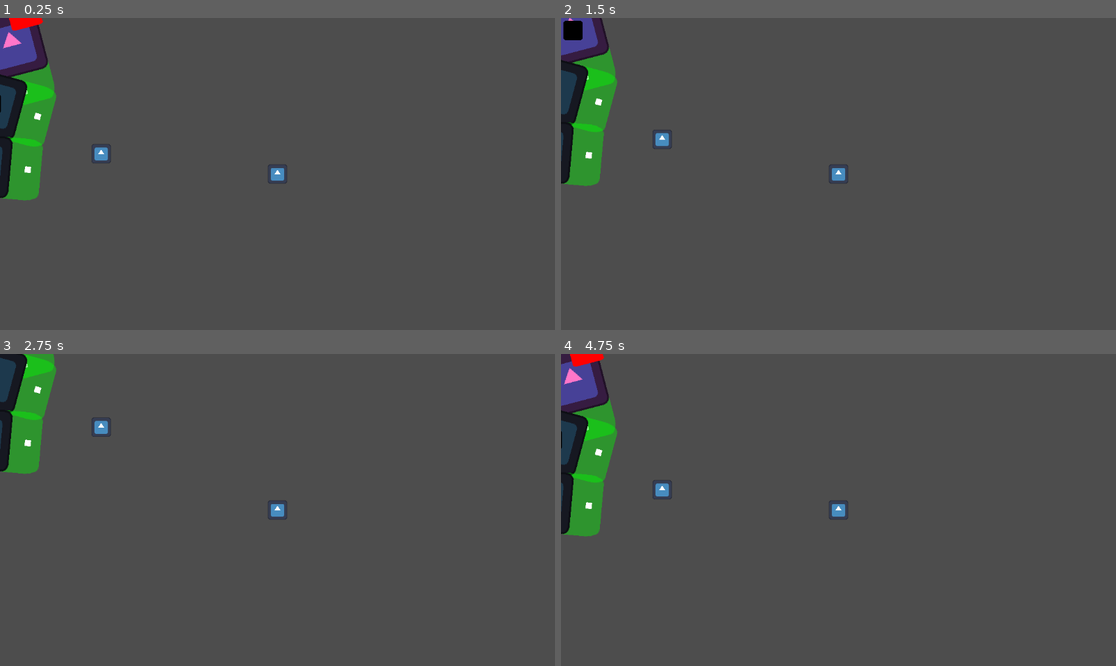
Above: before the commit, frames 1-4 (two rows, left to right).
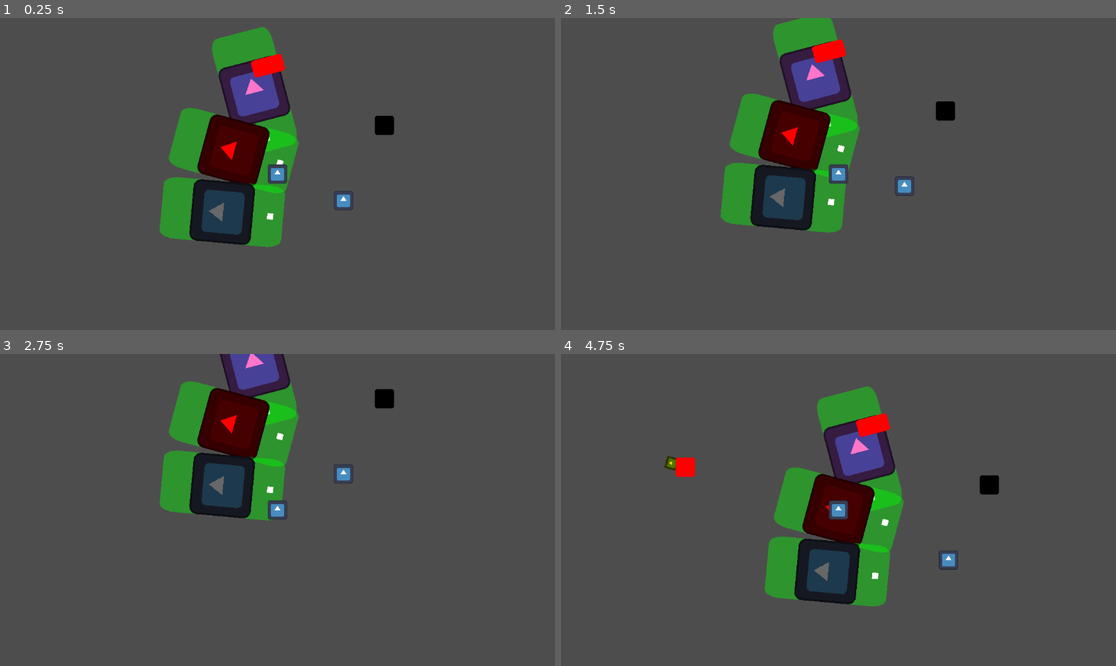
Above: after the commit, the same moments.

Repository: Jollista/Deadsteel
Game: Godot game, scene res://test.tscn
The game is run twice, just before and just after one commit, with the same random seed, the same clock (stepped at 60 frames per second) and the same inputs. The project has no main scene, so this scene is started directly. The engine's default icon, where the game draws it, is replaced by a stand-in: a white triangle on a blue panel in a dark square.
Inputs (mouse positions are in pixels of both pictures, inside the frame that each line leads up to):
- Up to frame 1 (0.25 s): no input
- Up to frame 2 (1.5 s): tap Enter (ui_accept) at 0.5, 0.77, 0.8, 1.07, 1.25, 1.35 s; move the mouse to (960, 158) at 0.52 s; press the mouse at (960, 158) at 0.53 s; hold E (coal_right) 0.53-1.28 s; move the mouse to (727, 189) at 1.27 s; release the mouse at (727, 189) at 1.28 s; hold S (down) from 1.28 s (still down)
- Up to frame 3 (2.75 s): tap Enter (ui_accept) at 1.52, 1.82, 2.3 s; click (166, 525) at 1.55 s; move the mouse to (333, 441) at 2.02 s; release S (down) at 2.03 s; press the mouse at (333, 441) at 2.03 s; hold E (coal_right) from 2.03 s (still down)
- Up to frame 4 (4.75 s): tap Enter (ui_accept) at 2.75, 3.02, 3.32, 3.77, 3.8, 4.07, 4.25, 4.52 s; move the mouse to (810, 572) at 2.77 s; release E (coal_right) at 2.78 s; release the mouse at (810, 572) at 2.78 s; hold W (up) 2.78-3.53 s; right-click (810, 572) at 2.85 s; click (810, 572) at 3.05 s; move the mouse to (1005, 556) at 3.52 s; hold Q (coal_left) from 3.53 s (still down); tap Space (interact) at 3.6 s; move the mouse to (672, 463) at 4.27 s; click (672, 463) at 4.35 s

The runs differ from the first frame. In frame 1, 17% of the frame differs, in the area x 0-71%, y 0-74%; in frame 2, 17%; in frame 3, 14%; in frame 4, 17%, in the area x 0-79%, y 0-82%.

Commit message:
Added initial machine_gun car; no ai yet

Diff:
--- /dev/null
+++ b/Music/MusicPlayer.gd
@@ -0,0 +1,60 @@
+extends AudioStreamPlayer
+
+# filepath to directory containing songs ya wanna play
+@export var directory_path = "res://Music/Opening/"
+var dir = DirAccess.open(directory_path)
+
+# array of music files in directory
+var files
+
+# reference to loaded file for next section of song in queue
+var next
+
+
+
+# Called when the node enters the scene tree for the first time.
+func _ready():
+	# when section is finished, advance to next section
+	finished.connect(advance_section)
+
+	# if directory is good, get clean files and play
+	if dir:
+		files = dir.get_files()
+		clean_files()
+		start_song()
+	else:
+		print("Unable to open directory  ", directory_path)
+
+# set files to new array of strings of filenames of type .wav, .mp3, or .ogg
+func clean_files():
+	var cleaned = []
+	for i in files:
+		if i.ends_with(".wav") or i.ends_with(".mp3") or i.ends_with(".ogg"):
+			cleaned.append(i)
+	files = cleaned
+
+# FOR TESTING PURPOSES ONLY
+func _process(_delta):
+	if Input.is_action_just_pressed("ui_accept"):
+		print("Advancing")
+		advance_section()
+
+# start the song
+func start_song():
+	next = load(directory_path + files[0]) # initialize next
+	play_next() # play
+
+# plays the next section of the song in queue
+func play_next():
+	print("Now playing : ", files[0])
+	set_stream(next) # set stream and play
+	play()
+	files.remove_at(0) # remove from queue
+
+	if (len(files) > 0): # start loading next now if exists
+		next = load(directory_path + files[0])
+
+# advance to the next section of the song
+func advance_section():
+	if len(files) != 0:
+		play_next()
--- /dev/null
+++ b/Objects/bullet.gd
@@ -0,0 +1,25 @@
+extends Area2D
+
+@export var damage = 1
+@export var speed = 1.0
+@export var target : Vector2
+
+@export var outer_bounds = 10000
+
+var angle
+
+func _ready():
+	angle = position.angle_to_point(target)
+
+# move to target at speed
+func _physics_process(_delta):
+	position.y += speed * sin(angle)
+	position.x += speed * cos(angle)
+	if position.x >= outer_bounds or position.x <= -outer_bounds or position.y >= outer_bounds or position.y <= -outer_bounds:
+		queue_free()
+
+# deal damage to enemies
+func _on_body_entered(body):
+	if body in get_tree().get_nodes_in_group("enemies"):
+		body.take_damage(damage)
+		queue_free()
--- /dev/null
+++ b/Objects/bullet.tscn
@@ -0,0 +1,20 @@
+[gd_scene load_steps=4 format=3 uid="uid://bdb28m8vf3pbl"]
+
+[ext_resource type="Script" path="res://Objects/bullet.gd" id="1_scxc3"]
+[ext_resource type="Texture2D" uid="uid://c2qnha11fchjc" path="res://icon.svg" id="2_vatnk"]
+
+[sub_resource type="CircleShape2D" id="CircleShape2D_rbo1x"]
+radius = 25.02
+
+[node name="Area2D" type="Area2D"]
+script = ExtResource("1_scxc3")
+
+[node name="Sprite2D" type="Sprite2D" parent="."]
+modulate = Color(100, 0, 0, 1)
+scale = Vector2(0.312, 0.312)
+texture = ExtResource("2_vatnk")
+
+[node name="CollisionShape2D" type="CollisionShape2D" parent="."]
+shape = SubResource("CircleShape2D_rbo1x")
+
+[connection signal="body_entered" from="." to="." method="_on_body_entered"]
--- a/Trains/engine.gd
+++ b/Trains/engine.gd
@@ -8,6 +8,11 @@
 var track_progress = 0.0
 
 @onready var direction_indicator = $StaticBody2D/Sprite2D/DirectionIndicator
+
+# determine train movement and manage its speed/acceleration
+func car_action():
+	determine_movement()
+	manage_speed()
 
 # decelerate to 0
 func decelerate():
@@ -46,11 +51,6 @@
 	# update tail's position
 	update_next_car()
 
-# determine train movement and manage its speed/acceleration
-func car_action():
-	determine_movement()
-	manage_speed()
-
 func determine_movement():
 	if player_on_board:
 		# if braking
--- a/Trains/engine.tscn
+++ b/Trains/engine.tscn
@@ -13,6 +13,12 @@
 modulate = Color(0, 100, 0, 0.4)
 position = Vector2(0, 0.500008)
 scale = Vector2(1, 1.97656)
+texture = ExtResource("1_h6dc2")
+
+[node name="ExitPoint" type="Sprite2D" parent="."]
+modulate = Color(35.5, 100, 100, 1)
+position = Vector2(0, 100)
+scale = Vector2(0.1, 0.1)
 texture = ExtResource("1_h6dc2")
 
 [node name="StaticBody2D" type="StaticBody2D" parent="."]
@@ -40,9 +46,3 @@
 [node name="Timer" type="Timer" parent="."]
 wait_time = 0.1
 one_shot = true
-
-[node name="ExitPoint" type="Sprite2D" parent="."]
-modulate = Color(35.5, 100, 100, 1)
-position = Vector2(0, 100)
-scale = Vector2(0.1, 0.1)
-texture = ExtResource("1_h6dc2")
--- /dev/null
+++ b/Trains/machine_gun.gd
@@ -0,0 +1,69 @@
+extends "res://Trains/car.gd"
+
+# variables that determine
+@export var damage = 1.0
+@export var spread = 1.0
+@export var num_bullets = 1
+@export var speed = 15.0
+@export var size = 1.0
+@export var rate_of_fire = 10
+@onready var gun_delay = $GunDelay
+
+# reference to bullet tscn
+var Bullet = preload("res://Objects/bullet.tscn")
+
+# shoot guys
+func car_action():
+	aim()
+
+# shoot a bullet at the mouse position while car_action is held down
+func aim():
+	animate_crosshairs()
+	if player_on_board:
+		var mouse_pos = get_global_mouse_position()
+		while Input.is_action_pressed("car_action") and gun_delay.is_stopped():
+			print("Mouse position: ", mouse_pos)
+			for i in num_bullets:
+				fire(mouse_pos) # fire at mouse position num_bullets times
+			gun_delay.start(1.0/rate_of_fire) # start delay between shots
+
+# create a bullet that moves at bullet_speed to
+func fire(target):
+	target = get_actual_target(target)
+	create_bullet(target)
+	pass
+
+# create an instance of a bullet and return a reference to it
+func create_bullet(target, bullet_damage=damage, bullet_speed=speed, bullet_size=size):
+	# create new TempSpike instance
+	var bullet_instance = Bullet.instantiate()
+	bullet_instance.target = target
+
+	# initialize it
+	bullet_instance.position = $StaticBody2D.global_position
+	bullet_instance.apply_scale(Vector2(bullet_size, bullet_size))
+	bullet_instance.damage = bullet_damage
+	bullet_instance.speed = bullet_speed
+
+	# add bullet_instance to scene
+	get_parent().call_deferred("add_child", bullet_instance)
+
+	# return bullet_instance
+	return bullet_instance
+
+# factors in spread to return absolute target
+func get_actual_target(target):
+	return target
+	pass
+
+# place crosshairs onto mouse position when in this car
+func animate_crosshairs():
+	if player_on_board:
+		$Crosshair.set_deferred("visible", true)
+		$Crosshair.set_position(get_local_mouse_position())
+	else:
+		$Crosshair.set_deferred("visible", false)
+
+
+func _on_gun_delay_timeout():
+	print("Ready to fire!")
--- /dev/null
+++ b/Trains/machine_gun.tscn
@@ -0,0 +1,52 @@
+[gd_scene load_steps=4 format=3 uid="uid://d24tc7hsklbt3"]
+
+[ext_resource type="Script" path="res://Trains/machine_gun.gd" id="1_6kh6p"]
+[ext_resource type="Texture2D" uid="uid://c2qnha11fchjc" path="res://icon.svg" id="2_vpns3"]
+
+[sub_resource type="RectangleShape2D" id="RectangleShape2D_i28xd"]
+size = Vector2(128, 250)
+
+[node name="MachineGun" type="PathFollow2D"]
+script = ExtResource("1_6kh6p")
+
+[node name="board_indicator" type="Sprite2D" parent="."]
+modulate = Color(0, 100, 0, 0.4)
+position = Vector2(0, 0.500008)
+scale = Vector2(1, 1.97656)
+texture = ExtResource("2_vpns3")
+
+[node name="ExitPoint" type="Sprite2D" parent="."]
+modulate = Color(35.5, 100, 100, 1)
+position = Vector2(0, 100)
+scale = Vector2(0.1, 0.1)
+texture = ExtResource("2_vpns3")
+
+[node name="StaticBody2D" type="StaticBody2D" parent="."]
+
+[node name="Sprite2D" type="Sprite2D" parent="StaticBody2D"]
+modulate = Color(1, 0, 0, 1)
+texture = ExtResource("2_vpns3")
+
+[node name="CollisionPolygon2D" type="CollisionPolygon2D" parent="StaticBody2D"]
+polygon = PackedVector2Array(-64, -64, 64, -64, 64, 64, -64, 64)
+
+[node name="Area2D" type="Area2D" parent="."]
+process_priority = 1
+
+[node name="CollisionShape2D" type="CollisionShape2D" parent="Area2D"]
+shape = SubResource("RectangleShape2D_i28xd")
+
+[node name="Timer" type="Timer" parent="."]
+wait_time = 0.1
+one_shot = true
+
+[node name="GunDelay" type="Timer" parent="."]
+one_shot = true
+
+[node name="Crosshair" type="Sprite2D" parent="."]
+modulate = Color(1, 0.854902, 0, 1)
+position = Vector2(-112, 1)
+scale = Vector2(0.2, 0.2)
+texture = ExtResource("2_vpns3")
+
+[connection signal="timeout" from="GunDelay" to="." method="_on_gun_delay_timeout"]
--- a/test.tscn
+++ b/test.tscn
@@ -6,7 +6,8 @@
 [ext_resource type="PackedScene" uid="uid://ci24drw2fal63" path="res://Player/player.tscn" id="3_tjli1"]
 [ext_resource type="PackedScene" uid="uid://bnx5khik0cuj4" path="res://Trains/engine.tscn" id="4_c0frl"]
 [ext_resource type="PackedScene" uid="uid://jmv2ubgsgjc0" path="res://Trains/empty_car.tscn" id="5_cko5r"]
-[ext_resource type="Script" path="res://MusicPlayer.gd" id="7_k7jhi"]
+[ext_resource type="PackedScene" uid="uid://d24tc7hsklbt3" path="res://Trains/machine_gun.tscn" id="5_dk6v5"]
+[ext_resource type="Script" path="res://Music/MusicPlayer.gd" id="8_510yv"]
 [ext_resource type="PackedScene" uid="uid://kymw2tgdd467" path="res://Characters/Coal/coal.tscn" id="8_ev4xb"]
 
 [sub_resource type="Curve2D" id="Curve2D_6g8im"]
@@ -31,9 +32,9 @@
 [node name="Engine" parent="Rail" node_paths=PackedStringArray("next_car") instance=ExtResource("4_c0frl")]
 position = Vector2(84, 54)
 rotation = -0.256593
-next_car = NodePath("../Car2")
+next_car = NodePath("../MachineGun")
 
-[node name="Car2" parent="Rail" node_paths=PackedStringArray("next_car", "prev_car") instance=ExtResource("5_cko5r")]
+[node name="MachineGun" parent="Rail" node_paths=PackedStringArray("next_car", "prev_car") instance=ExtResource("5_dk6v5")]
 position = Vector2(84, 54)
 rotation = -0.256593
 next_car = NodePath("../Car3")
@@ -42,15 +43,15 @@
 [node name="Car3" parent="Rail" node_paths=PackedStringArray("prev_car") instance=ExtResource("5_cko5r")]
 position = Vector2(84, 54)
 rotation = -0.256593
-prev_car = NodePath("../Car2")
+prev_car = NodePath("../MachineGun")
 
 [node name="Coal" parent="." node_paths=PackedStringArray("car") instance=ExtResource("8_ev4xb")]
 position = Vector2(354, 124)
-car = NodePath("../Rail/Car2")
+car = NodePath("")
 
 [node name="Player" parent="." instance=ExtResource("3_tjli1")]
-position = Vector2(635, 322)
+position = Vector2(132, 225)
 
 [node name="AudioStreamPlayer" type="AudioStreamPlayer" parent="."]
 process_mode = 3
-script = ExtResource("7_k7jhi")
+script = ExtResource("8_510yv")
Not shown: 1 places in test.tscn that only renumber resources
